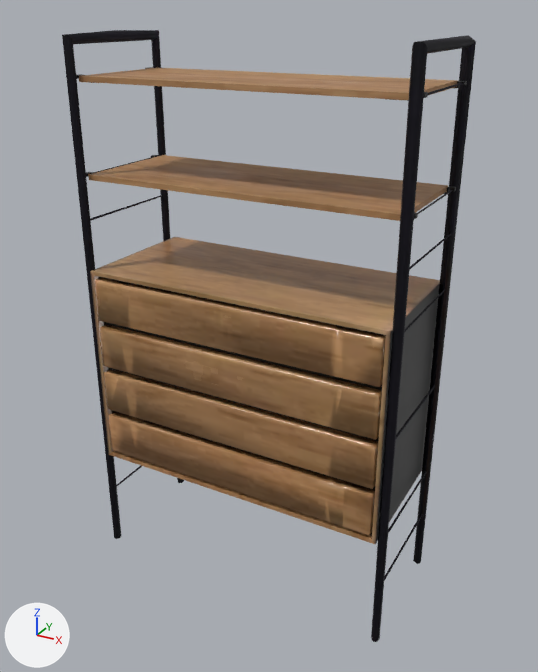
The glTF model public/assets/gen/world/models/drawer_cabinet/drawer_cabinet.glb, before and after one commit.
Before and after are seen from a 50 mm camera at (1.15, -2.06, 1.95) aimed at (0.02, 0.0, 0.92). The axes (+X, +Y, +Z) are drawn at lower left. The lights are the same throughout. The first picture is the older version. Where no turn or scale is listed for an object, it has been applied to the vertices. Vertices at exactly the same position are counted once.

The first picture shows 'drawer_cabinet'.
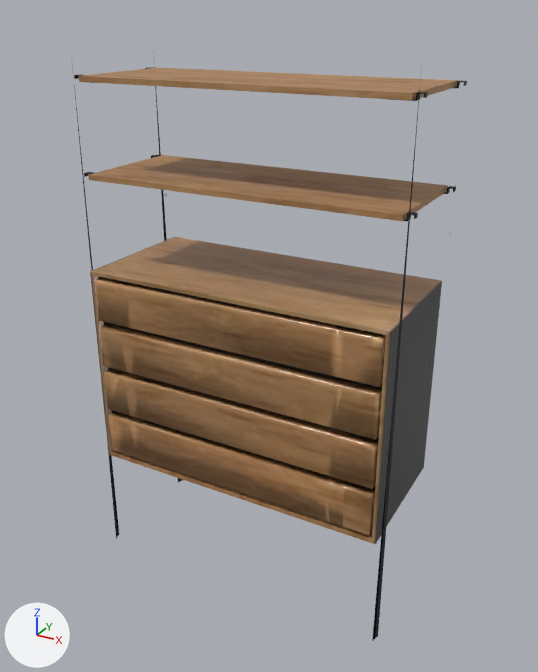
Where the newer file only moved an object's origin or applied its transform, the numbers keep the older frame.

What the commit changed:
me_cube_001 is used by ob_drawer_cabinet; location (0.0, 0.004, 0.941).
me_cube_001 had 2535 vertices, 4656 faces and spanned x -0.57..0.57, y -0.24..0.24, z -0.94..0.94.
me_cube_001 now has 2403 vertices, 4496 faces and spans x -0.57..0.56, y -0.24..0.24, z -0.94..0.9.
me_cube_001 part 1: 15 loose pieces with 92 vertices, spanning x -0.56..0.56, y -0.22..0.23, z -0.72..0.81, are deleted.
me_cube_001 part 2: 37 vertices moved within x -0.53..-0.48, y -0.19..0.18, z 0.49..0.8; 49 vertices removed from x -0.57..-0.43, y -0.24..0.23, z -0.94..0.94; 29 vertices added at x -0.53..-0.4, y -0.24..0.18, z -0.01..0.8.
me_cube_001 part 3: 26 vertices moved within x 0.48..0.53, y 0.17..0.18, z 0.49..0.8; 42 vertices removed from x 0.36..0.57, y -0.24..0.23, z -0.94..0.94; 22 vertices added at x 0.46..0.56, y -0.2..0.18, z 0.49..0.82.

Where the change shows, as pixel boxes (x1, y1, x2, y2) in the pictures (538 x 672 px; the box of a moved part takes in the faces that stretch with it):
'drawer_cabinet', reshaped: before (62, 30, 476, 642); after (71, 52, 467, 641)
part 1 of me_cube_001, deleted (mostly hidden): before (76, 76, 464, 581)
part 2 of me_cube_001, moved or reshaped: before (62, 30, 184, 539); after (112, 281, 132, 339)
part 3 of me_cube_001, moved or reshaped (not visible afterwards): before (334, 35, 476, 642)
